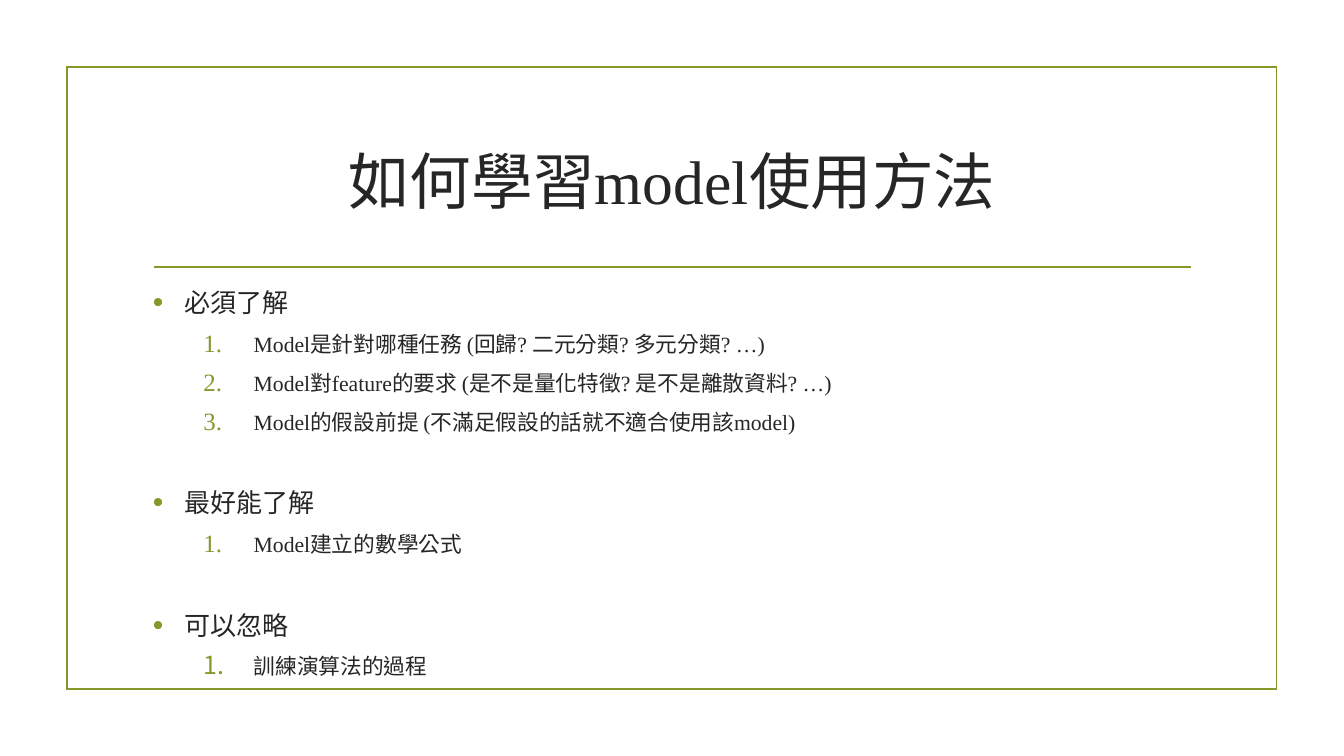
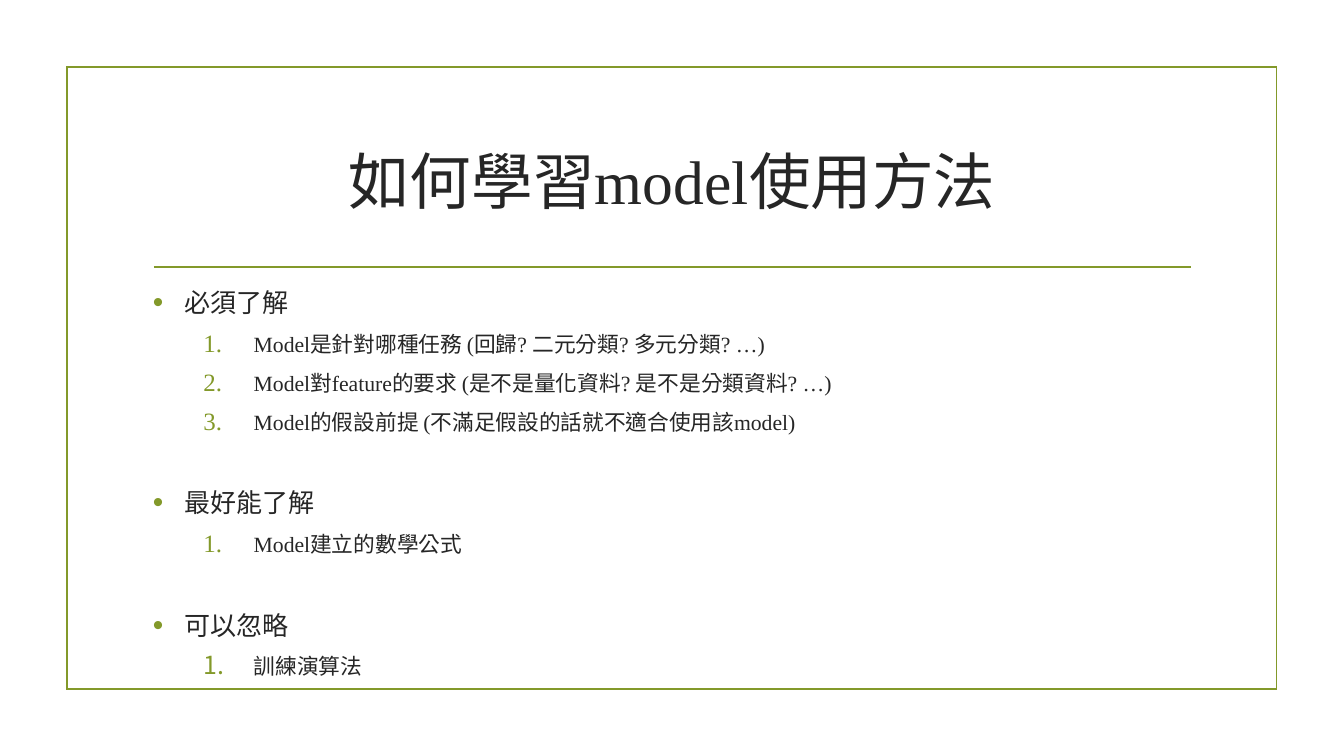
Before and after one commit to gama79530/ML_workshop, a slide deck: slide 9 of ML_workshop.pptx. Drawn at 1344x756 pixels with LibreOffice and Linux fonts; fonts in the diff are those of the drawing; background and template pictures are left out. Boxes give left, top, right and bottom in pixels: in the first picture for what was removed or moved away, otherwise in the second. Text is boxed around its words. In the diff, an @@ line names an element or a change of style, - is before the commit and + after.

```diff
--- a/ML_workshop.pptx
+++ b/ML_workshop.pptx
@@ text at box(254, 372, 797, 395): text changed @@
-  2. Model對feature的要求 (是不是量化特徵? 是不是離散資料? …)
+  2. Model對feature的要求 (是不是量化資料? 是不是分類資料? …)
@@ text at box(254, 655, 428, 676): text changed @@
-  1. 訓練演算法的過程
+  1. 訓練演算法
```
Also in this commit, not shown: 2 other slides changed, 2 slides added, 1 other file.
